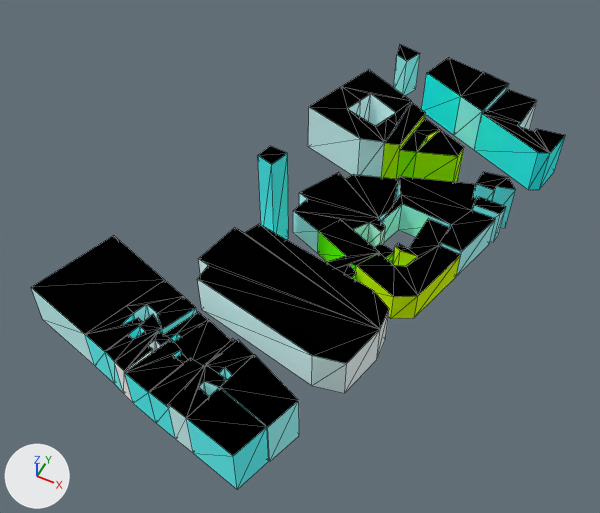
Renders of the glTF model web/public/assets/cities/paris/tiles/5_-3.far.glb from each side of a commit.
Camera for both pictures: a camera (50 mm lens) standing at (1575.0, -864.0, 272.0) and looking at (1471.0, -655.0, 11.0). Every picture has the same lights, and +X, +Y and +Z are marked at lower left. The picture after the commit comes second. Mesh edges are drawn as thin lines. Where no turn or scale is listed for an object, it has been applied to the vertices. Vertices at exactly the same position are counted once.

Names of what the first picture shows: '5_-3_far'.
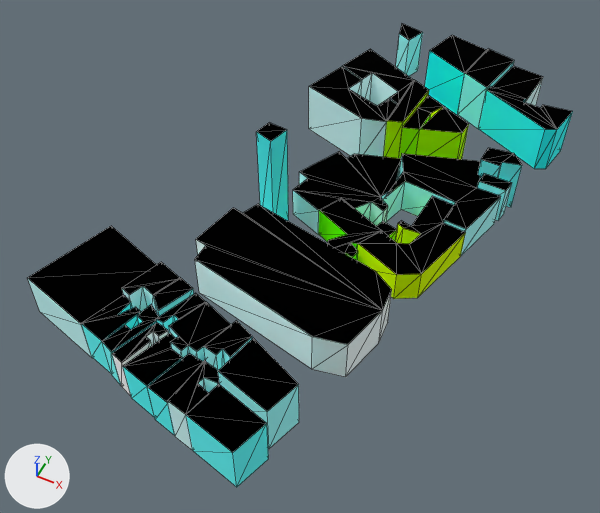
What the commit changed:
me_5__3_far is used by ob_5__3_far; location (1469.3, -631.5, 25.0).
me_5__3_far had 382 vertices, 604 faces and spanned x -82.0..82.0, y -123.0..123.0, z -25.0..25.0.
me_5__3_far now has 445 vertices, 604 faces and spans x -82.0..82.0, y -123.0..123.0, z -30.0..30.0.
me_5__3_far part 1: the loose piece of 12 vertices spanning x 56.0..72.0, y 37.0..48.0, z -25.0..-1.0 is moved by (0.0, 0.0, 7.0).
me_5__3_far part 2: the loose piece of 22 vertices spanning x -31.0..48.0, y -72.0..-22.0, z -25.0..-5.0 is moved by (0.0, 0.0, 5.0).
me_5__3_far part 3: the loose piece of 8 vertices spanning x 58.0..71.0, y 31.0..38.0, z -25.0..-7.0 is moved by (0.0, 0.0, 7.0).
me_5__3_far part 4: the loose piece of 8 vertices spanning x -14.0..-2.0, y 110.0..123.0, z -25.0..-2.0 is moved by (0.0, 0.0, 5.0).
me_5__3_far part 5: the loose piece of 8 vertices spanning x -23.0..-13.0, y -16.0..-6.0, z -25.0..25.0 is moved by (0.0, 0.0, 5.0).
me_5__3_far part 6: the loose piece of 47 vertices spanning x -32.0..42.0, y 42.0..93.0, z -25.0..0.0 is rebuilt with 18 vertices and now spans x -32.0..10.0, y 42.0..74.0, z -21.0..5.0.
me_5__3_far part 7: the loose piece of 37 vertices spanning x 8.0..82.0, y 71.0..121.0, z -25.0..-1.0 is rebuilt with 25 vertices and now spans x 42.0..82.0, y 71.0..114.0, z -19.0..5.0.
me_5__3_far part 8: 10 vertices moved within x -38.0..1.0, y -108.0..-79.0, z -7.0..-4.0; 117 vertices removed from x -82.0..36.0, y -123.0..-55.0, z -25.0..-1.0; 149 vertices added at x -82.0..36.0, y -123.0..-55.0, z -30.0..4.0.
me_5__3_far part 9: 100 vertices removed from x -15.0..69.0, y -30.0..47.0, z -25.0..-9.0; 172 vertices added at x -25.0..69.0, y -30.0..121.0, z -20.0..6.0.
Object '5_-3_far' (ob_5__3_far) moves from (1469.3, -631.5, 25.0) to (1469.3, -631.5, 31.9).

Changed parts and their boxes (x1, y1, x2, y2) in the pictures (600 x 513 px; the box of a moved part takes in the faces that stretch with it):
'5_-3_far', reshaped, moved
    before: (31, 44, 565, 489)
    after: (27, 24, 573, 487)
part 1 of me_5__3_far, moved or reshaped
    before: (473, 172, 516, 228)
    after: (478, 148, 522, 207)
part 2 of me_5__3_far, moved or reshaped
    before: (197, 224, 389, 393)
    after: (195, 204, 392, 377)
part 3 of me_5__3_far, moved or reshaped
    before: (472, 197, 506, 242)
    after: (477, 173, 512, 221)
part 4 of me_5__3_far, moved or reshaped
    before: (394, 44, 420, 96)
    after: (396, 24, 423, 76)
part 5 of me_5__3_far, moved or reshaped
    before: (258, 146, 289, 240)
    after: (256, 122, 289, 221)
part 6 of me_5__3_far, rebuilt (43% narrower, 19% shorter)
    before: (308, 70, 464, 182)
    after: (309, 67, 397, 157)
part 7 of me_5__3_far, rebuilt (34% narrower, 22% shorter)
    before: (422, 57, 565, 190)
    after: (479, 66, 573, 169)
part 8 of me_5__3_far, moved or reshaped
    before: (31, 235, 299, 489)
    after: (27, 226, 299, 487)
part 9 of me_5__3_far, moved or reshaped
    before: (293, 172, 496, 319)
    after: (293, 35, 515, 299)
